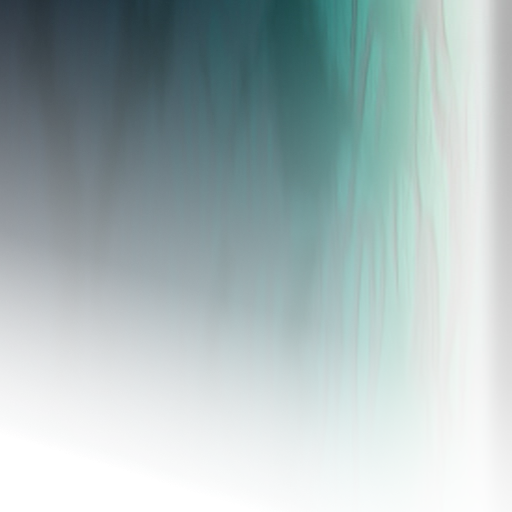
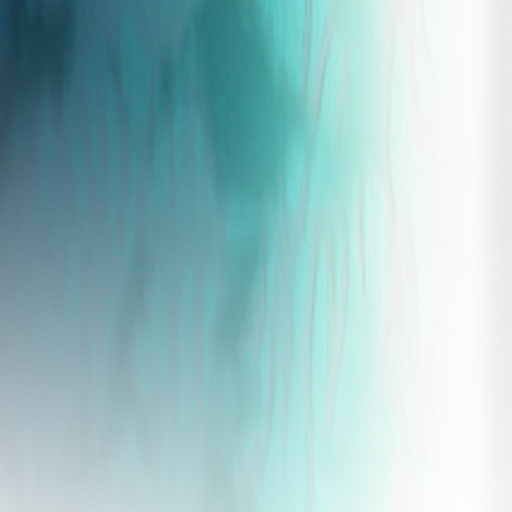
Layers edited between the first and the second 512 × 512 image:
painted on "Layer 0" over [0, 0, 512, 512]
